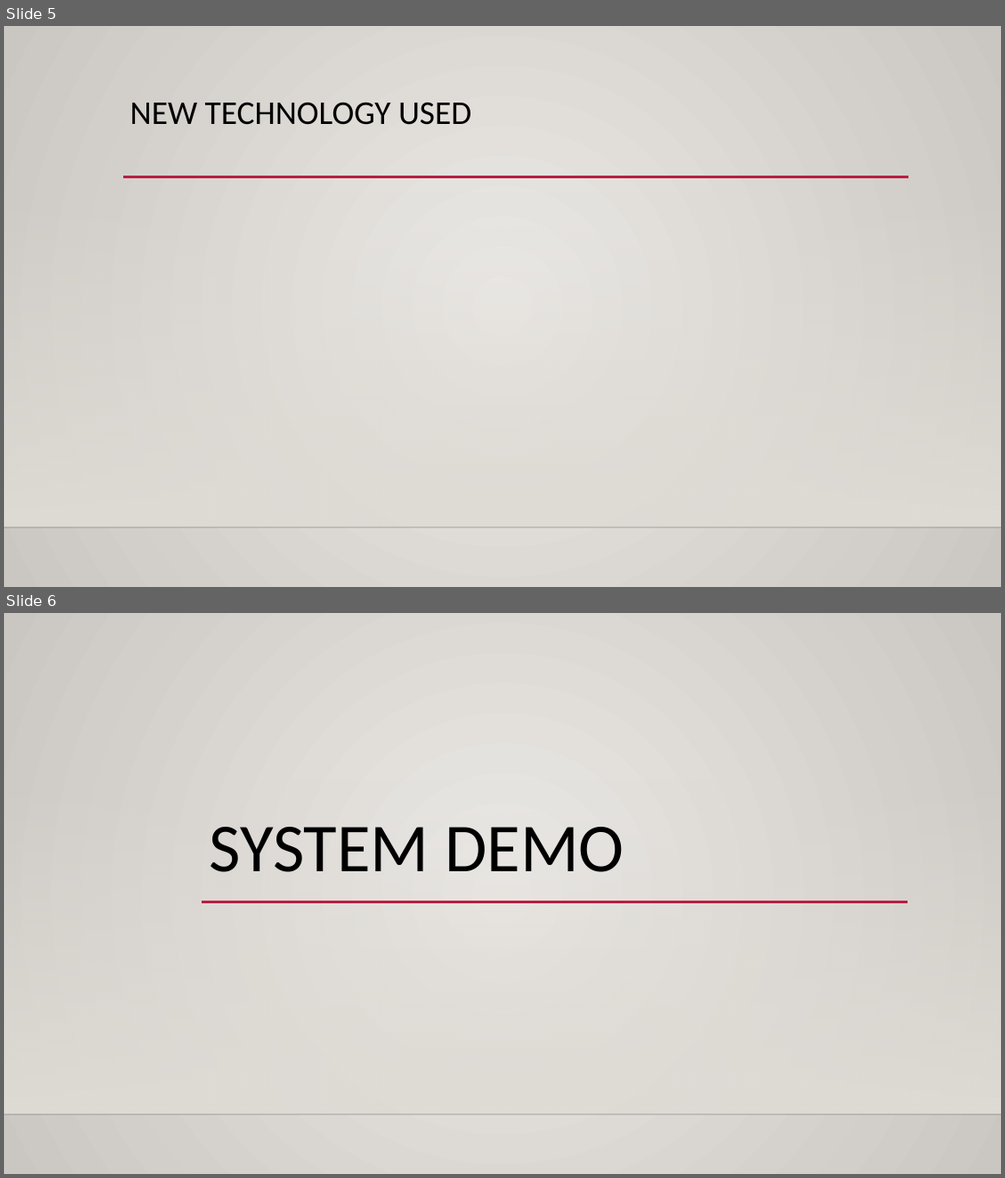
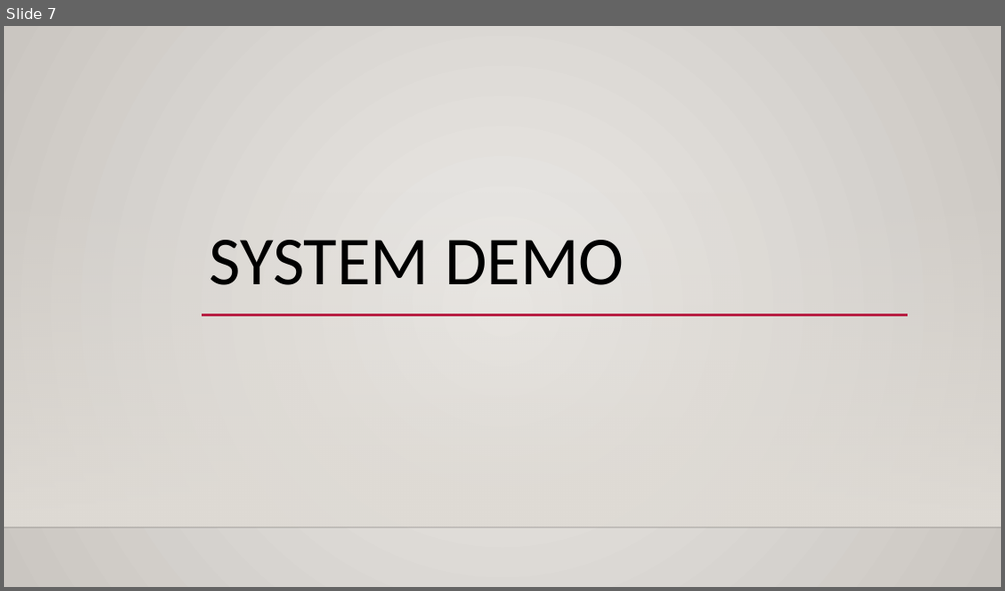
Before and after one commit to MR-Stan/Look-Out, a slide deck: Project2_Presentation_Material.pptx. Shown one above the other, each under a label of ours: slides 5 and 6 before the commit, slide 7 after it. The pictures are 1005x1178 and 1005x591 pixels, drawn with LibreOffice and Linux fonts; fonts in the diff are those of the drawing; background and template pictures are left out. Boxes give left, top, right and bottom in pixels: in the first picture for what was removed or moved away, otherwise in the second. Text is boxed around its words. In the diff, an @@ line names an element or a change of style, - is before the commit and + after.

```diff
--- a/Project2_Presentation_Material.pptx
+++ b/Project2_Presentation_Material.pptx
@@ slide 5 removed at (x1=4, y1=26, x2=1001, y2=587), background gradient #ECEAE7 to #CAC7C1; not listed: 2 template elements that a slide beside it also shows @@
@@ title removed at (x1=130, y1=102, x2=471, y2=125) @@
-NEW TECHNOLOGY USED
@@ line removed from (123, 177) to (909, 177) @@
@@ what was slide 6 is now slide 7 @@
```
Also in this commit, not shown: 2 slides changed, 4 slides added, 2 other slides removed.
